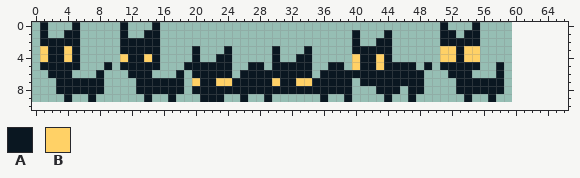
A sprite sheet gets an edit: Assets/kittyCat-Sheet.png. Above: the version before the commit.
The file is 60x10 pixels. The old version is drawn lined up with the new one, on the new canvas.
Palette (. is transparent): A #0a1721  B #ffd166
Pixels before, first column x 1:
 0 A...A.....A...A...................................A...A...
 1 A..AA.....A..AA........................A...A......AA.AA...
 2 AAAAA.....AAAAA........................A..AA......AAAAA...
 3 BAABA.....AAAAA....A...A.....A...A.....AAAAA......BBABB...
 4 BAABA.....BAABA....A..AA.....A..AA.....BAABA......BBABB...
 5 AAAAA...A.AAAAA...AAAAAA..AA.AAAAA..AA.BAABAAAA.A.AAAAA..A
 6 .AAA...A...AAA...A.AAAAA.AAAAAAAAA.AAAAAAAAAAAAA...AAA...A
 7 ..AAAAAA....AAAAAA.BAABBAAAAABAABBAAAAA.AAAAAAAA....AAAAAA
 8 ..AAAAAA....AAAAAA.AAAAAAAAAAAAAAAAAAAA...AAA.AA....AAAAAA
 9 ...A..A......A..A...AAA..A..A......A..A....A..A......A..A.
Now the later version:
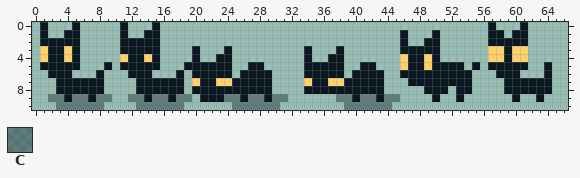
Colours new in this view: C #0a172165
What changed:
canvas 60x10 -> 67x11
y 0: x 51 A -> .; x 55 A -> .; x 57 . -> A; x 61 . -> A
y 1: x 40 A -> .; x 44 A -> .; x 46 . -> A; x 50..52 .AA -> A..; x 54..55 AA -> ..; x 57..58 .. -> AA; x 60..61 .. -> AA
y 2: x 40 A -> .; x 43..44 AA -> ..; x 46 . -> A; x 49..55 ..AAAAA -> AA.....; x 57..61 ..... -> AAAAA
y 3: x 30 A -> .; x 38 . -> A; x 40..44 AAAAA -> .....; x 46..55 .....BBABB -> AAAAA.....; x 57..61 ..... -> BBABB
y 4: x 30 A -> .; x 33 A -> .; x 37..38 .. -> AA; x 40..44 BAABA -> .....; x 46..55 .....BBABB -> BAABA.....; x 57..61 ..... -> BBABB
y 5: x 30..33 AAAA -> ....; x 35..36 .. -> AA; x 40 B -> .; x 43..46 BAAA -> ...B; x 48..50 .A. -> ABA; x 54 A -> .; x 57 . -> A; x 59..61 ... -> AAA; x 64 . -> A
y 6: x 30..33 AAAA -> ....; x 35 . -> A; x 39 A -> .; x 44..45 AA -> ..; x 49..51 ... -> AAA; x 59..60 .. -> AA; x 64 . -> A
y 7: x 30..33 BAAB -> ....; x 37..38 AA -> BB; x 40 . -> A; x 44..46 AAA -> ...; x 49..52 .... -> AAAA; x 55..64 AAAA...... -> ....AAAAAA
y 8: x 30..33 AAAA -> ....; x 40..42 ... -> AAA; x 44..45 AA -> ..; x 47..51 AA... -> ..AAA; x 55..64 AAAA...... -> ....AAAAAA
y 9: x 2..3 .. -> CC; x 5..6 .. -> CC; x 8..9 .. -> CC; x 12..13 .. -> CC; x 15..16 .. -> CC; x 18..19 .. -> CC; x 24..25 .. -> CC; x 27..28 .. -> CC; x 30..31 .. -> CC; x 36 A -> .; x 38..45 .A....A. -> CCACCACC; x 47 A -> .; x 50 . -> A; x 53..54 .A -> A.; x 57 A -> .; x 60 . -> A; x 63 . -> A
y 10: x 3..8 ...... -> CCCCCC; x 13..18 ...... -> CCCCCC; x 25..30 ...... -> CCCCCC; x 39..44 ...... -> CCCCCC
Pixel boxes of the changes (left, top, right, bottom) in both pictures:
changed: (224, 22, 552, 110)
added: (48, 94, 192, 110)
